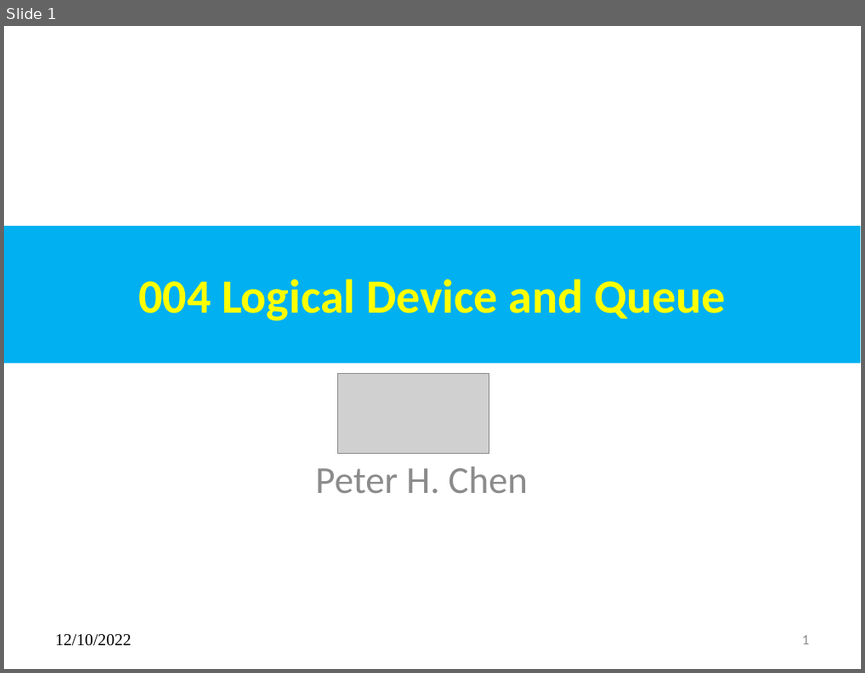
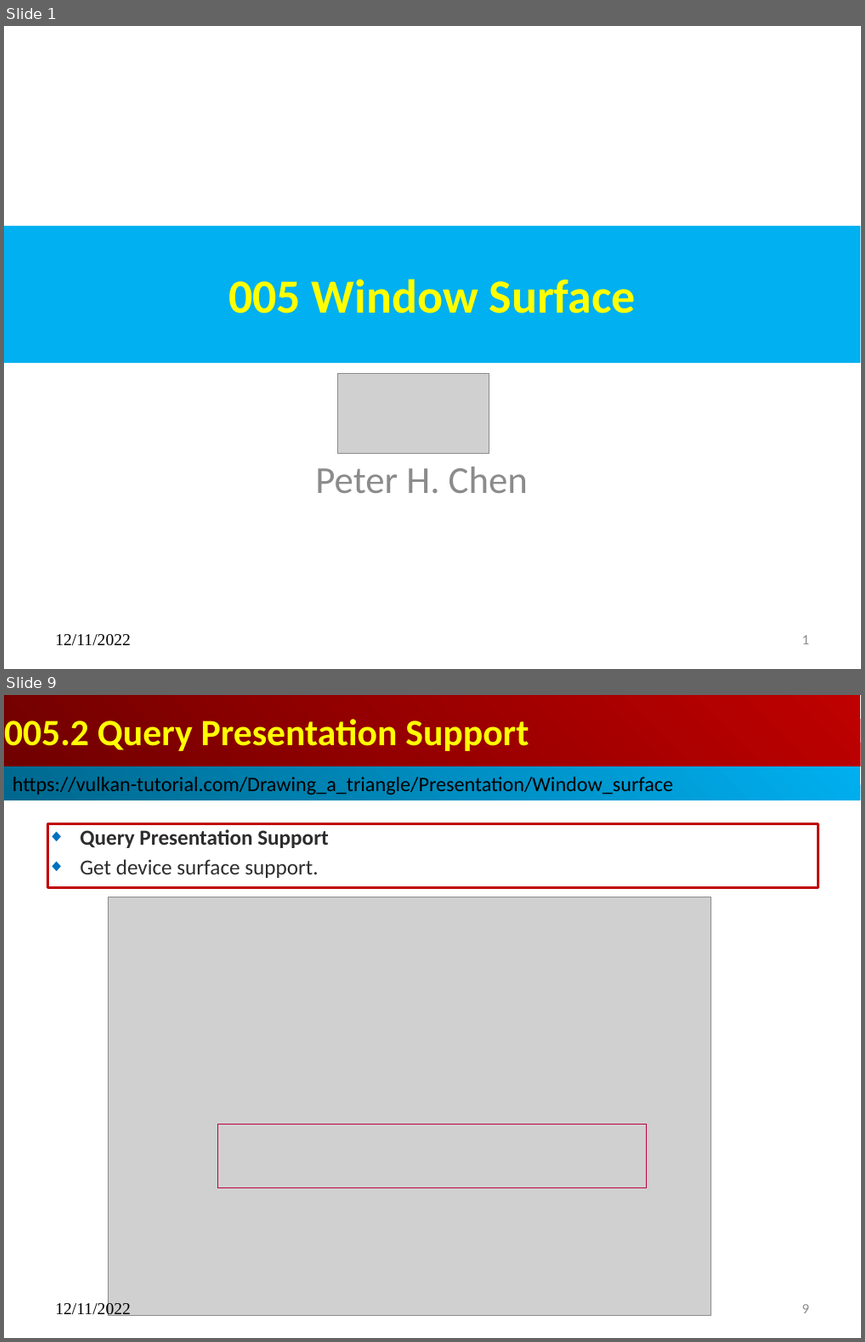
Before and after one commit to peterhchen/015_Vulkan_OpenGL, a slide deck: 05_window_surface.pptx. Shown one above the other, each under a label of ours: slide 1 before the commit, slides 1 and 9 after it; the slides between them are not shown. The pictures are 865x673 and 865x1342 pixels, drawn with LibreOffice and Linux fonts; fonts in the diff are those of the drawing; grey boxes stand for pictures. Boxes give left, top, right and bottom in pixels: in the first picture for what was removed or moved away, otherwise in the second. Text is boxed around its words. In the diff, an @@ line names an element or a change of style, - is before the commit and + after.

```diff
--- a/05_window_surface.pptx
+++ b/05_window_surface.pptx
@@ slide 9 added at (4, 695, 861, 1338), background #FFFFFF @@
@@ title added at (4, 695, 860, 766), fill gradient #BF0000 to #710000, 31.2 pt, text #FFFF00, bold @@
+005.2 Query Presentation Support
@@ rectangle added at (4, 767, 860, 800), fill gradient #00AFEF to #00688E, 17.3 pt, text #000000 @@
+https://vulkan-tutorial.com/Drawing_a_triangle/Presentation/Window_surface
@@ subtitle added at (47, 823, 818, 888), fill #FFFFFF, outline #C00000 2.01 pt, 18 pt, text #2D2D2D, bold @@
+◆ Query Presentation Support
+◆ Get device surface support.
@@ picture added at (108, 897, 711, 1315) @@
@@ rectangle added at (218, 1123, 647, 1188), outline #BF0041 0 pt @@
@@ text added at (55, 1301, 131, 1315), 14 pt, text #000000 @@
+12/11/2022
@@ page number added at (802, 1304, 809, 1313), 12 pt, text #8B8B8B @@
+9
@@ slide 1 changed as well @@
@@ title at (228, 278, 636, 313): text changed @@
-004 Logical Device and Queue
+005 Window Surface
@@ text at (55, 634, 131, 646): text changed @@
-12/10/2022
+12/11/2022
```
Also in this commit, not shown: 5 other slides changed, 6 other slides added, 9 slides removed, 1 other file.
